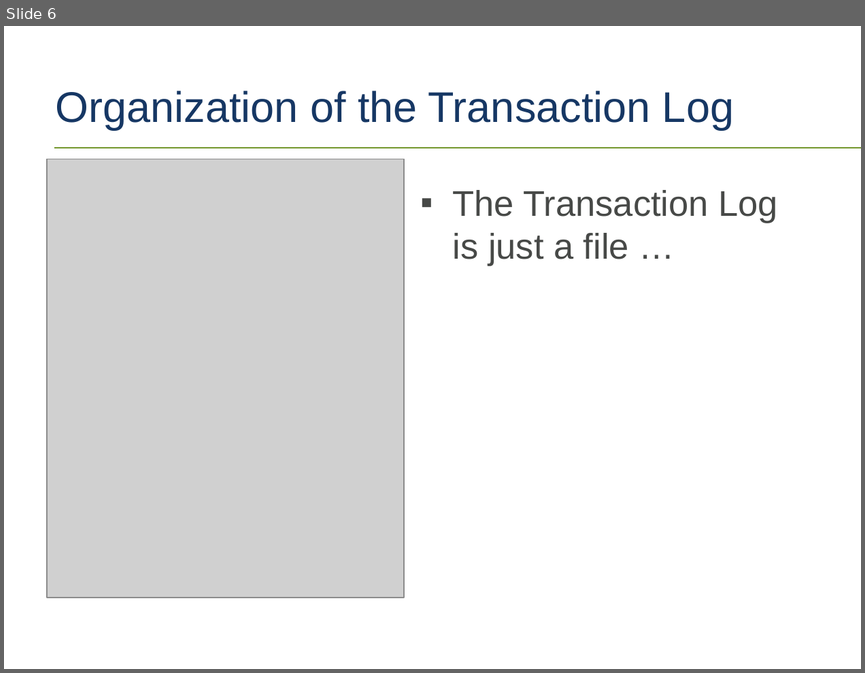
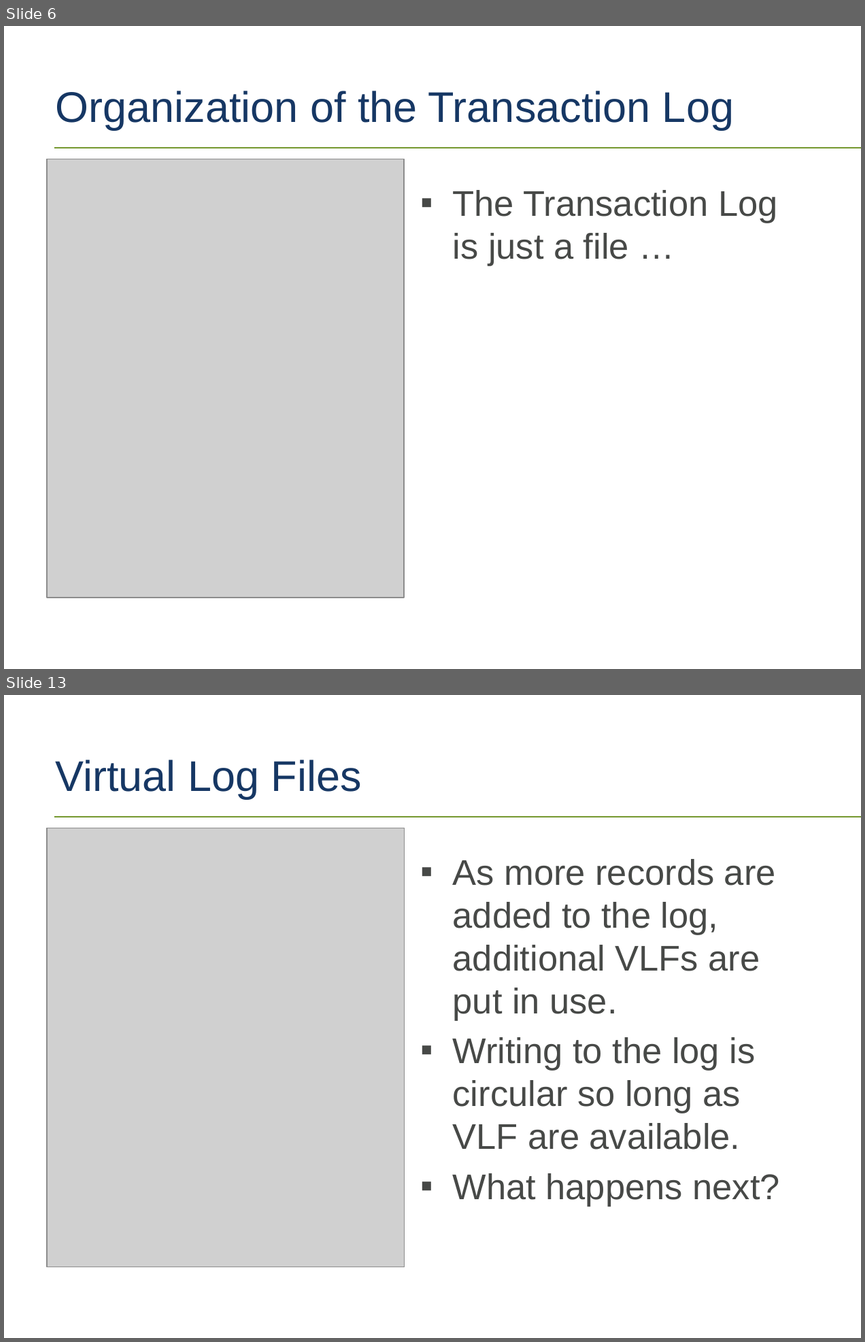
Before and after one commit to tf3604/LogFilePresentation, a slide deck: TransactionLog.pptx. Shown one above the other, each under a label of ours: slide 6 before the commit, slides 6 and 13 after it; the slides between them are not shown. The pictures are 865x673 and 865x1342 pixels, drawn with LibreOffice and Linux fonts; fonts in the diff are those of the drawing; grey boxes stand for pictures; background and template pictures are left out. Boxes give left, top, right and bottom in pixels: in the first picture for what was removed or moved away, otherwise in the second. Text is boxed around its words. In the diff, an @@ line names an element or a change of style, - is before the commit and + after.

Commit message:
More on log file organization and VLFs.

```diff
--- a/TransactionLog.pptx
+++ b/TransactionLog.pptx
@@ slide 13 added at [4, 695, 861, 1338], background #FFFFFF; not listed: 1 template element that a slide beside it also shows @@
@@ title added at [56, 760, 362, 799], 36 pt, text #163764 @@
+Virtual Log Files
@@ picture added at [47, 828, 404, 1266] @@
@@ text added at [453, 859, 779, 1206], 30 pt, text #474947 @@
+▪ As more records are added to the log, additional VLFs are put in use.
+▪ Writing to the log is circular so long as VLF are available.
+▪ What happens next?
```
Also in this commit, not shown: 6 other slides added, 1 other file.
